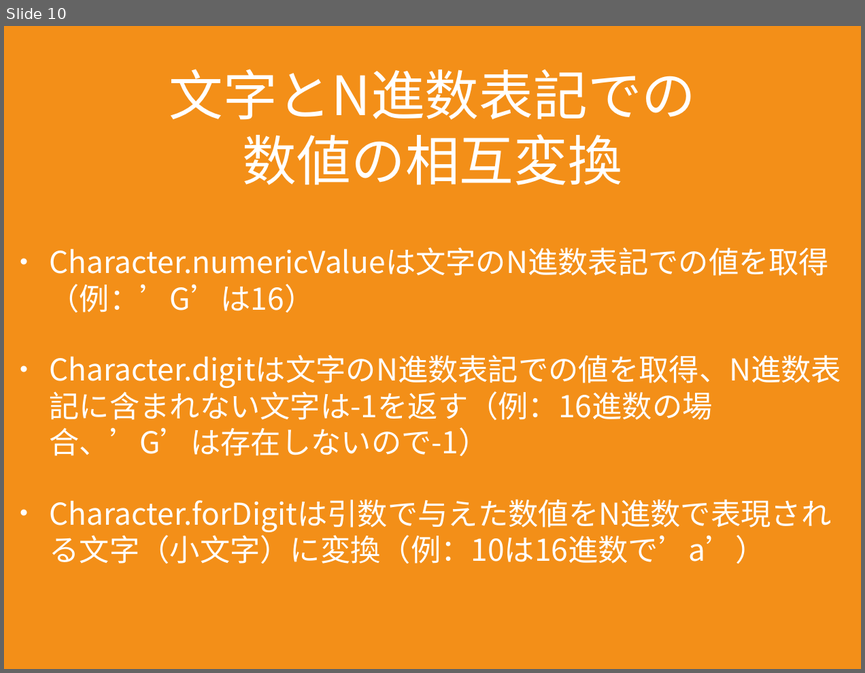
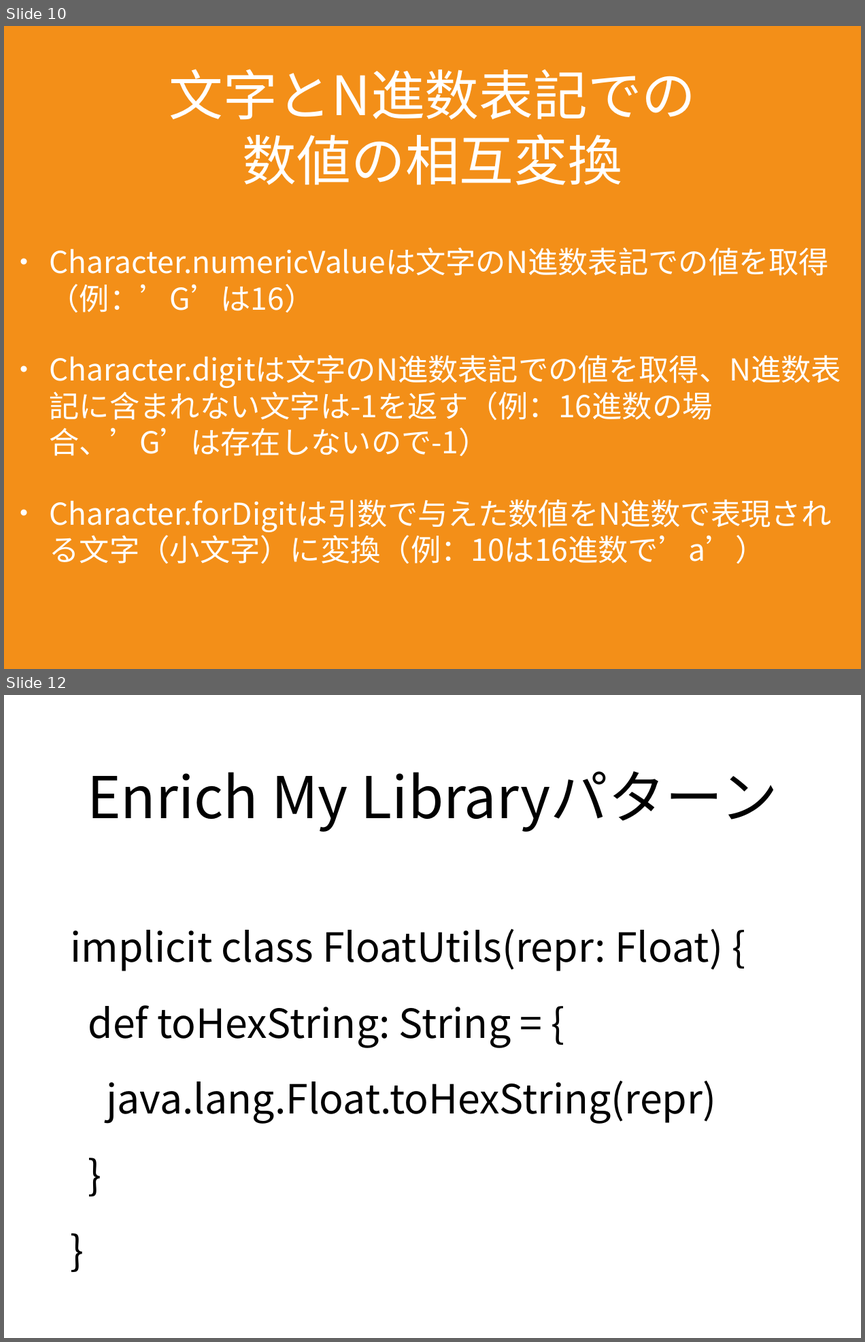
Before and after one commit to ynupc/scalastringcourseday4, a slide deck: doc/string_course_day4.pptx. Shown one above the other, each under a label of ours: slide 10 before the commit, slides 10 and 12 after it; the slides between them are not shown. The pictures are 865x673 and 865x1342 pixels, drawn with LibreOffice and Linux fonts; fonts in the diff are those of the drawing. Boxes give left, top, right and bottom in pixels: in the first picture for what was removed or moved away, otherwise in the second. Text is boxed around its words. In the diff, an @@ line names an element or a change of style, - is before the commit and + after.

```diff
--- a/doc/string_course_day4.pptx
+++ b/doc/string_course_day4.pptx
@@ slide 12 added at (x1=4, y1=695, x2=861, y2=1338), background #FFFFFF @@
@@ title added at (x1=87, y1=771, x2=778, y2=832), 68.8 pt, text #000000 @@
+Enrich My Libraryパターン
@@ text added at (x1=70, y1=929, x2=723, y2=1123), 48 pt, text #000000 @@
+implicit class FloatUtils(repr: Float) {
+def toHexString: String = {
+java.lang.Float.toHexString(repr)
+}
+}
```
Also in this commit, not shown: 1 slide changed, 4 other files.
